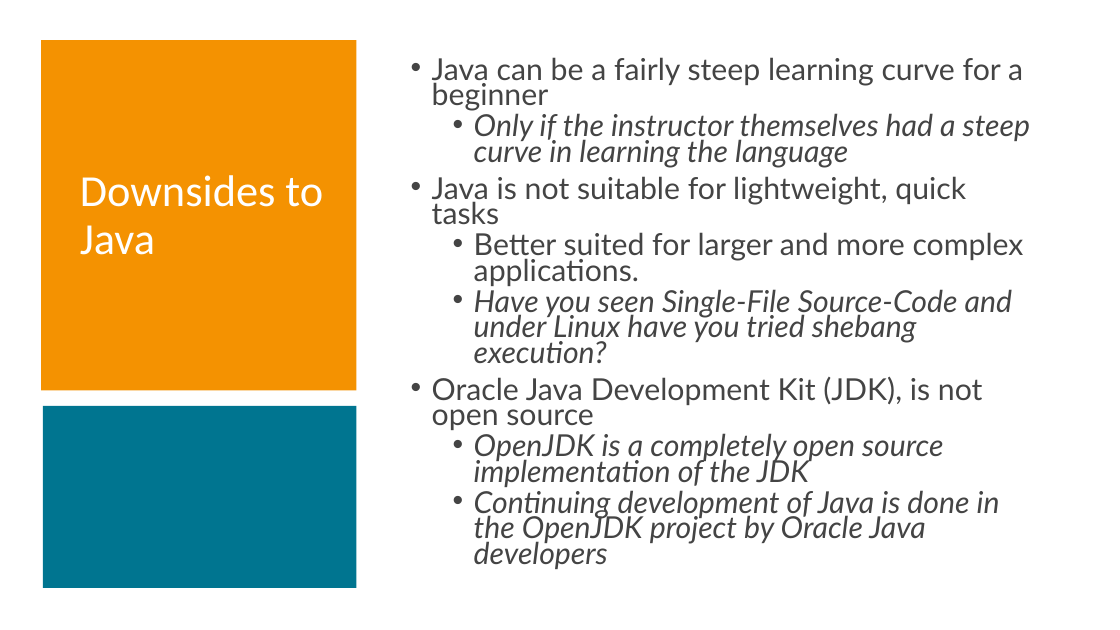
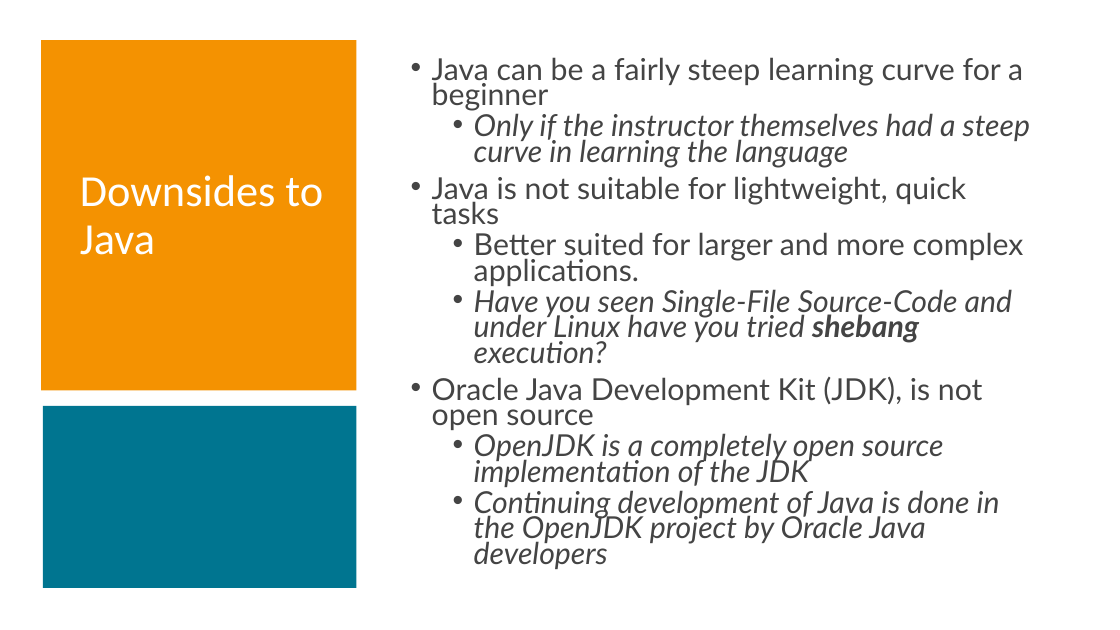
Before and after one commit to Sebas-gatica-dev/JCP_EC_Education_WG_Presentation, a slide deck: slide 3 of Java in Education For JUGs Without Notes.pptx. Drawn at 1120x630 pixels with LibreOffice and Linux fonts; fonts in the diff are those of the drawing. Boxes give left, top, right and bottom in pixels: in the first picture for what was removed or moved away, otherwise in the second. Text is boxed around its words. In the diff, an @@ line names an element or a change of style, - is before the commit and + after.

```diff
--- a/Java in Education For JUGs Without Notes.pptx
+++ b/Java in Education For JUGs Without Notes.pptx
@@ text at (474, 289, 1012, 363): bold on in "shebang" @@
```
Also in this commit, not shown: 2 other slides changed, 1 other file.
